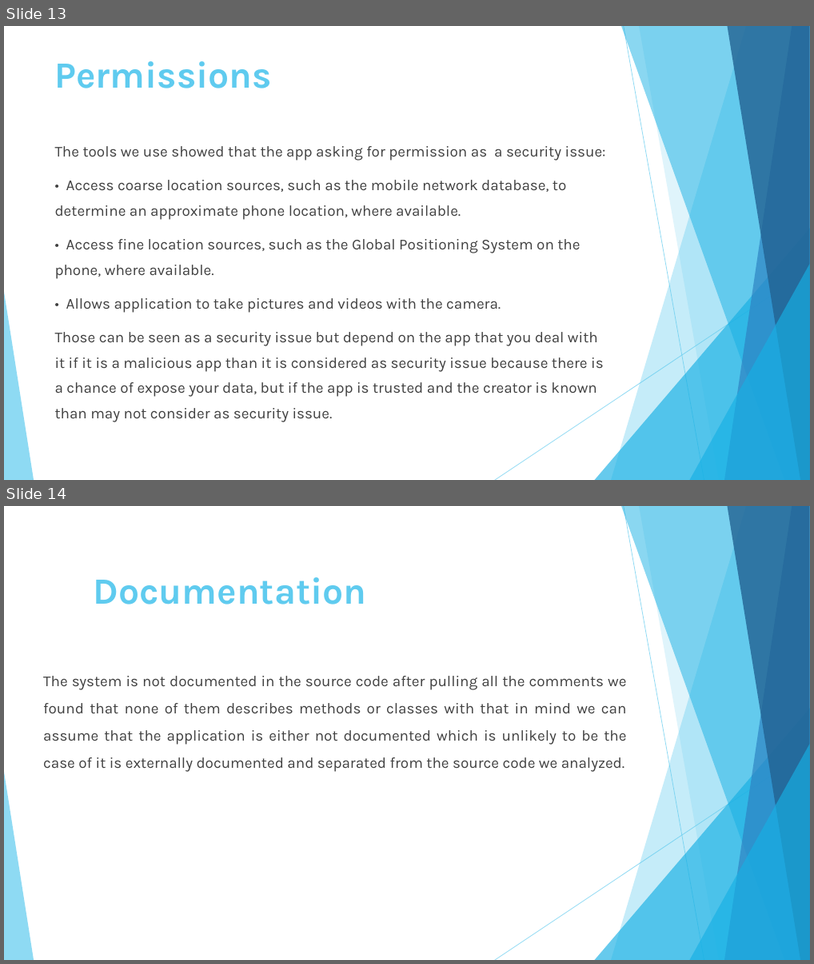
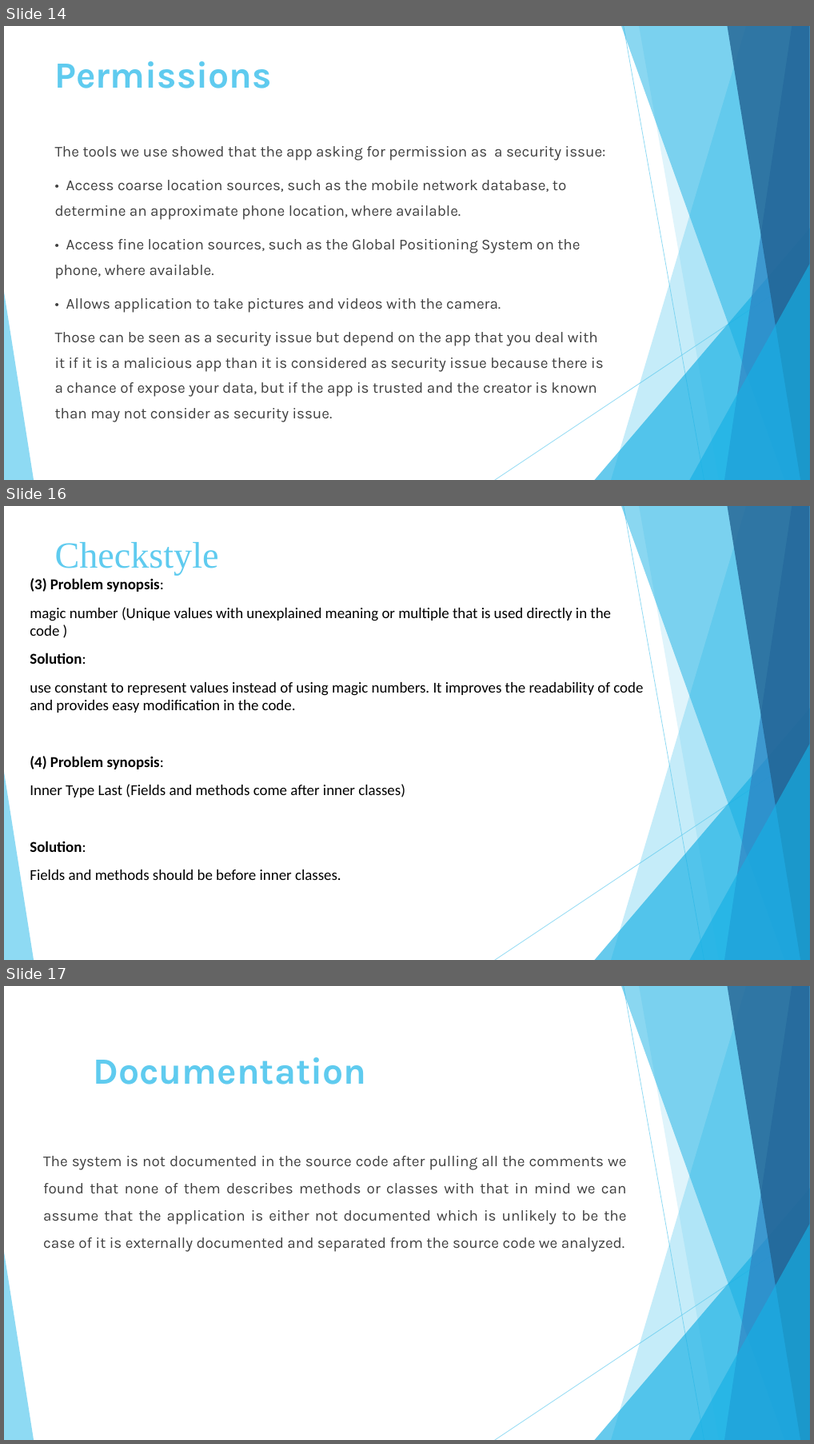
Before and after one commit to FahadAT/CS392-project-G5, a slide deck: Workshop-01-CS310-05-171.pptx. Shown one above the other, each under a label of ours: slides 13 and 14 before the commit, slides 14, 16 and 17 after it; the slides between them are not shown. The pictures are 814x964 and 814x1444 pixels, drawn with LibreOffice and Linux fonts; fonts in the diff are those of the drawing. Boxes give left, top, right and bottom in pixels: in the first picture for what was removed or moved away, otherwise in the second. Text is boxed around its words. In the diff, an @@ line names an element or a change of style, - is before the commit and + after.

```diff
--- a/Workshop-01-CS310-05-171.pptx
+++ b/Workshop-01-CS310-05-171.pptx
@@ slide 16 added at (x1=4, y1=506, x2=810, y2=960), background #FFFFFF; not listed: 10 template elements that a slide beside it also shows @@
@@ title added at (x1=55, y1=542, x2=219, y2=575), 44 pt, text #5FCBEF @@
+Checkstyle
@@ text added at (x1=30, y1=578, x2=643, y2=880), 18 pt, text #000000 @@
+(3) Problem synopsis:
+magic number (Unique values with unexplained meaning or multiple that is used directly in the code )
+Solution:
+use constant to represent values instead of using magic numbers. It improves the readability of code and provides easy modification in the code.
+(4) Problem synopsis:
+Inner Type Last (Fields and methods come after inner classes)
+Solution:
+Fields and methods should be before inner classes.
@@ what was slide 13 is now slide 14 @@
@@ what was slide 14 is now slide 17 @@
```
Also in this commit, not shown: 2 slides changed, 2 other slides added, 2 other files.
